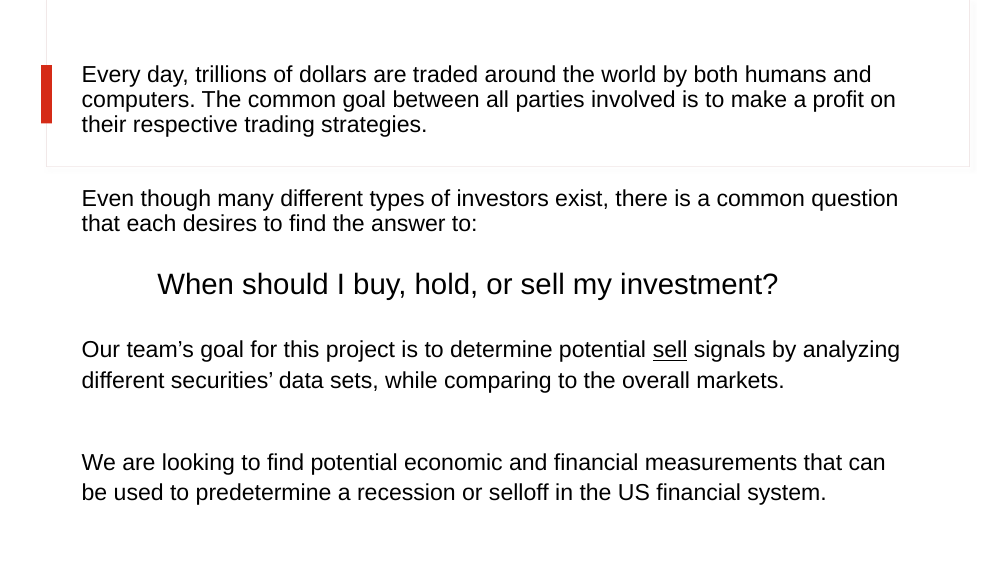
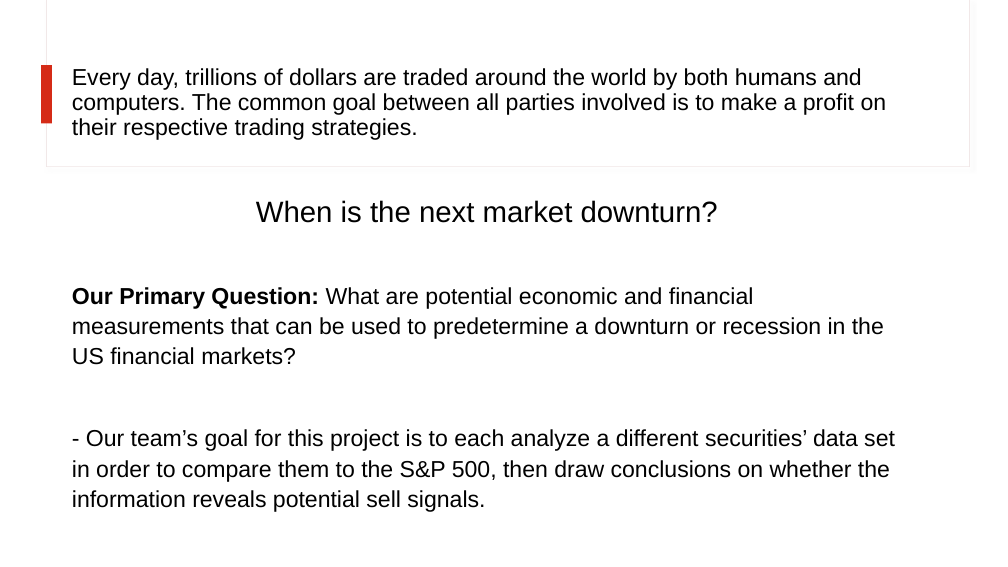
Before and after one commit to benji0815/Economic-Downturn-Data-Analysis, a slide deck: slide 2 of mvp/Project Presentation/What Signals an Economic Downturn.pptx. Drawn at 1008x567 pixels with LibreOffice and Linux fonts; fonts in the diff are those of the drawing. Boxes give left, top, right and bottom in pixels: in the first picture for what was removed or moved away, otherwise in the second. Text is boxed around its words. In the diff, an @@ line names an element or a change of style, - is before the commit and + after.

```diff
--- a/mvp/Project Presentation/What Signals an Economic Downturn.pptx
+++ b/mvp/Project Presentation/What Signals an Economic Downturn.pptx
@@ title at (x1=72, y1=68, x2=887, y2=223): text changed @@
-Every day, trillions of dollars are traded around the world by both humans and computers. The common goal between all parties involved is to make a profit on their respective trading strategies.
-Even though many different types of investors exist, there is a common question that each desires to find the answer to:
-When should I buy, hold, or sell my investment?
+Every day, trillions of dollars are traded around the world by both humans and computers. The common goal between all parties involved is to make a profit on their respective trading strategies.
+When is the next market downturn?
@@ text at (x1=72, y1=287, x2=895, y2=512): text changed @@
-Our team’s goal for this project is to determine potential sell signals by analyzing different securities’ data sets, while comparing to the overall markets.
-We are looking to find potential economic and financial measurements that can be used to predetermine a recession or selloff in the US financial system.
+Our Primary Question: What are potential economic and financial measurements that can be used to predetermine a downturn or recession in the US financial markets?
+- Our team’s goal for this project is to each analyze a different securities’ data set in order to compare them to the S&P 500, then draw conclusions on whether the information reveals potential sell signals.
```
Also in this commit, not shown: 4 other slides changed, 12 slides added, 3 slides removed, 2 other files.
